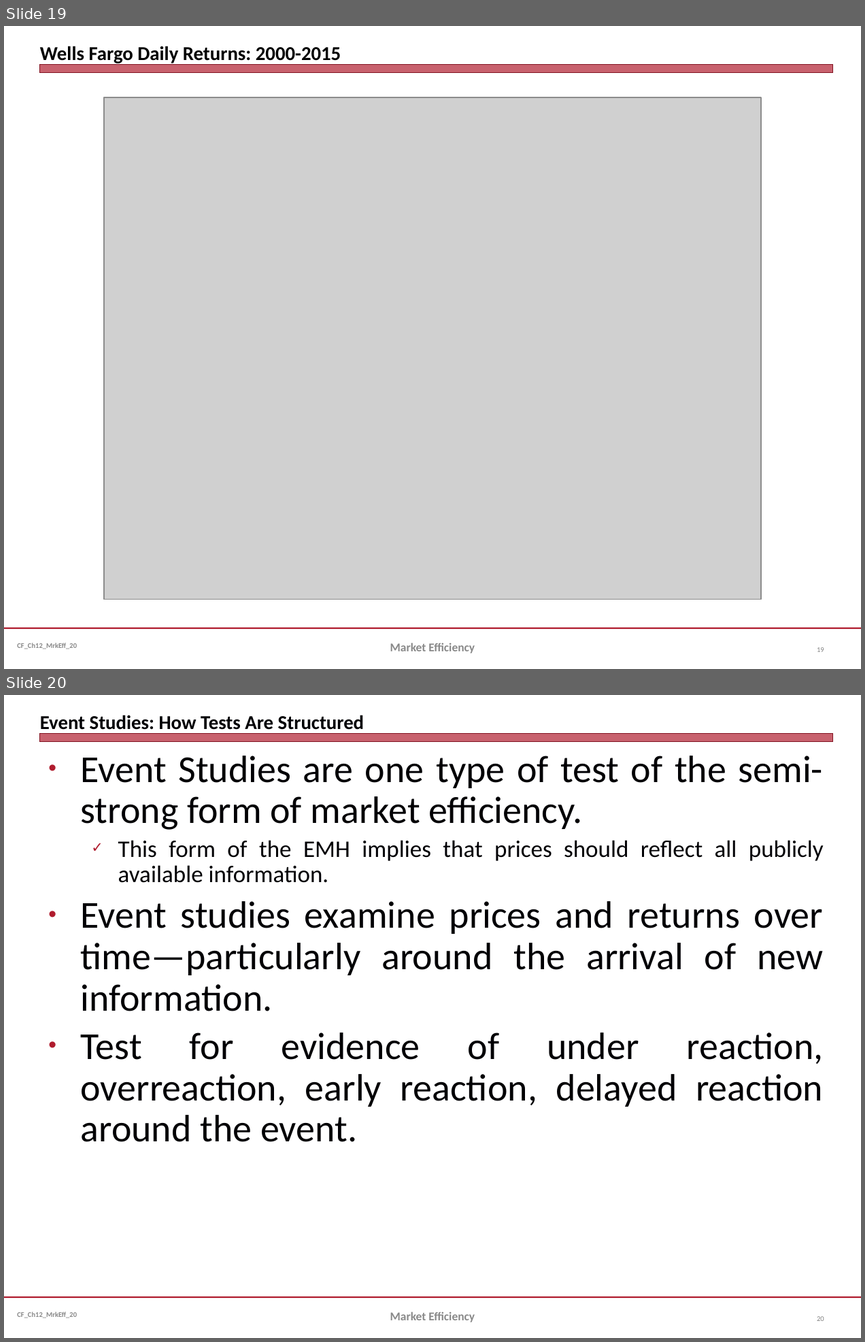
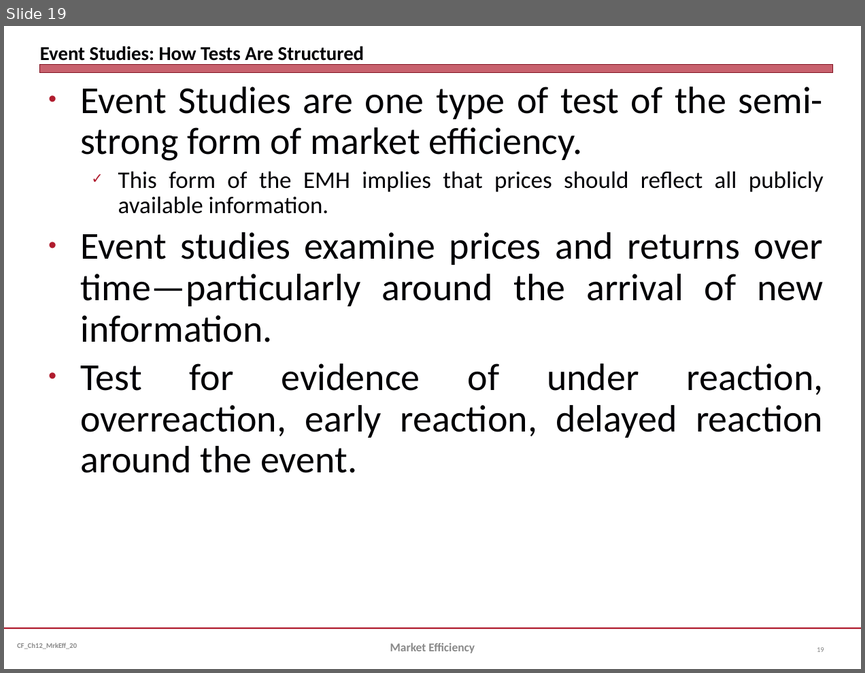
Before and after one commit to jmc877/Corporate-Finance, a slide deck: slides/CF_Ch12_MrkEff_20.pptx. Shown one above the other, each under a label of ours: slides 19 and 20 before the commit, slide 19 after it. The pictures are 865x1342 and 865x673 pixels, drawn with LibreOffice and Linux fonts; fonts in the diff are those of the drawing; grey boxes stand for pictures. Boxes give left, top, right and bottom in pixels: in the first picture for what was removed or moved away, otherwise in the second. Text is boxed around its words. In the diff, an @@ line names an element or a change of style, - is before the commit and + after.

```diff
--- a/slides/CF_Ch12_MrkEff_20.pptx
+++ b/slides/CF_Ch12_MrkEff_20.pptx
@@ slide 19 removed at bbox=[4, 26, 861, 669], background #FFFFFF; not listed: 3 template elements that a slide beside it also shows @@
@@ title removed at bbox=[40, 46, 341, 65] @@
-Wells Fargo Daily Returns: 2000-2015
@@ picture removed at bbox=[104, 97, 762, 599] @@
@@ text removed at bbox=[390, 643, 475, 653] @@
-Market Efficiency
@@ page number removed at bbox=[817, 647, 824, 652] @@
-19
@@ what was slide 20 is now slide 19 @@
@@ page number at bbox=[817, 647, 824, 652]: text changed @@
-20
+19
```
Also in this commit, not shown: 1 slide changed, 2 slides added, 4 other files.
